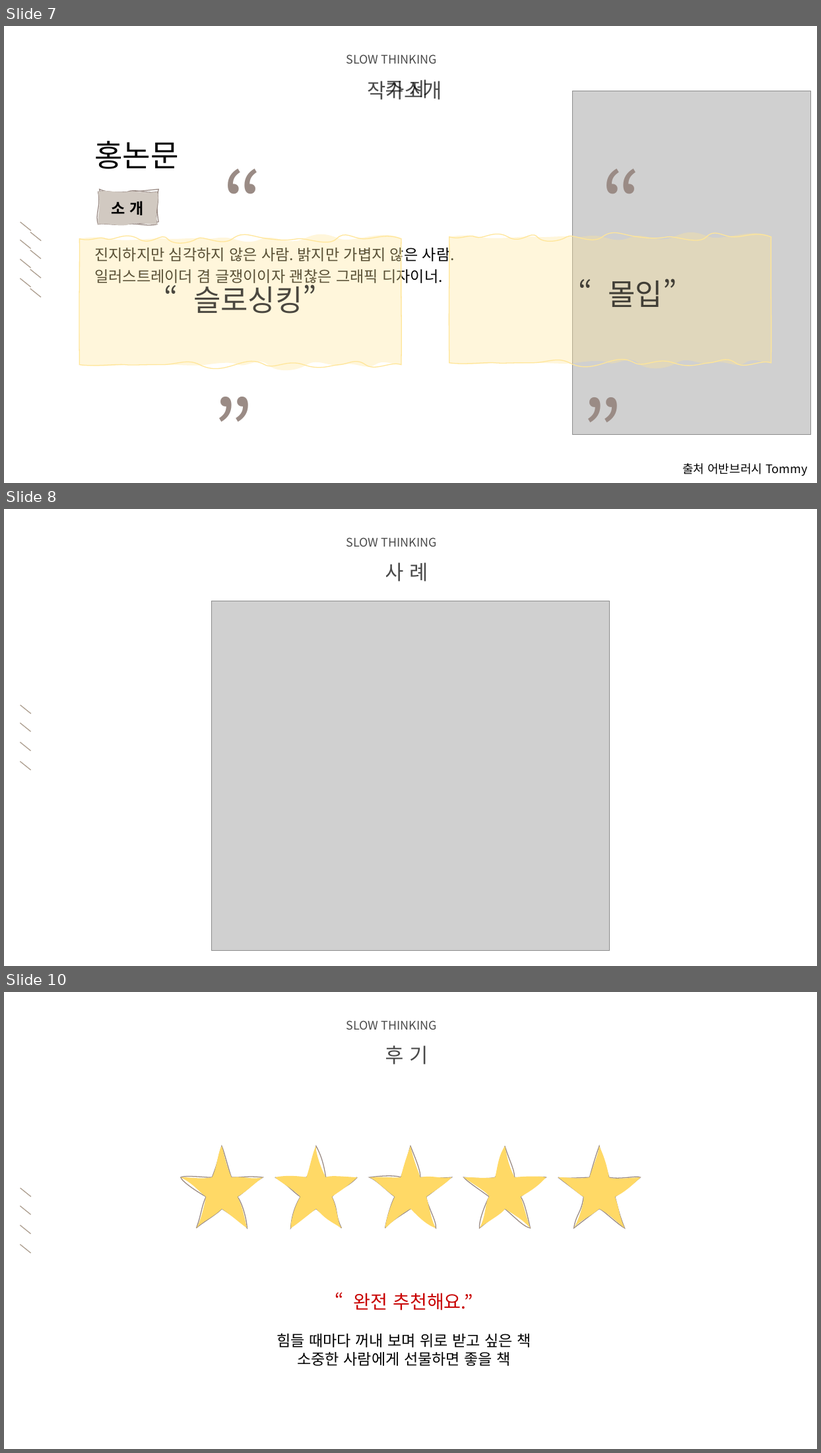
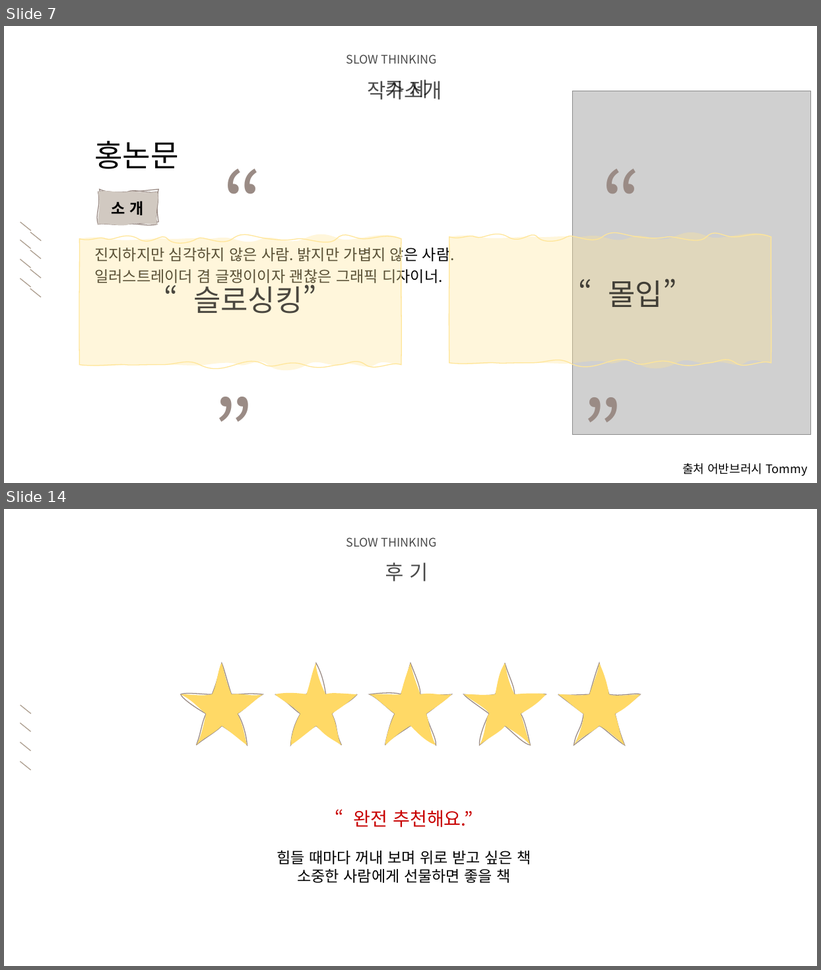
Before and after one commit to audgks5551/ppt, a slide deck: 2조.pptx. Shown one above the other, each under a label of ours: slides 7, 8 and 10 before the commit, slides 7 and 14 after it; the slides between them are not shown. The pictures are 821x1453 and 821x970 pixels, drawn with LibreOffice and Linux fonts; fonts in the diff are those of the drawing; grey boxes stand for pictures; background and template pictures are left out. Boxes give left, top, right and bottom in pixels: in the first picture for what was removed or moved away, otherwise in the second. Text is boxed around its words. In the diff, an @@ line names an element or a change of style, - is before the commit and + after.

```diff
--- a/2조.pptx
+++ b/2조.pptx
@@ slide 8 removed at (4,509,817,966), background picture (left out) @@
@@ text removed at (346,537,436,547) @@
-SLOW THINKING
@@ text removed at (385,562,428,582) @@
-사 례
@@ picture removed at (211,601,609,951) @@
@@ group removed at (20,706,31,770): 4 lines @@
@@ what was slide 10 is now slide 14 @@
```
Also in this commit, not shown: 6 slides added, 1 other slide removed.
